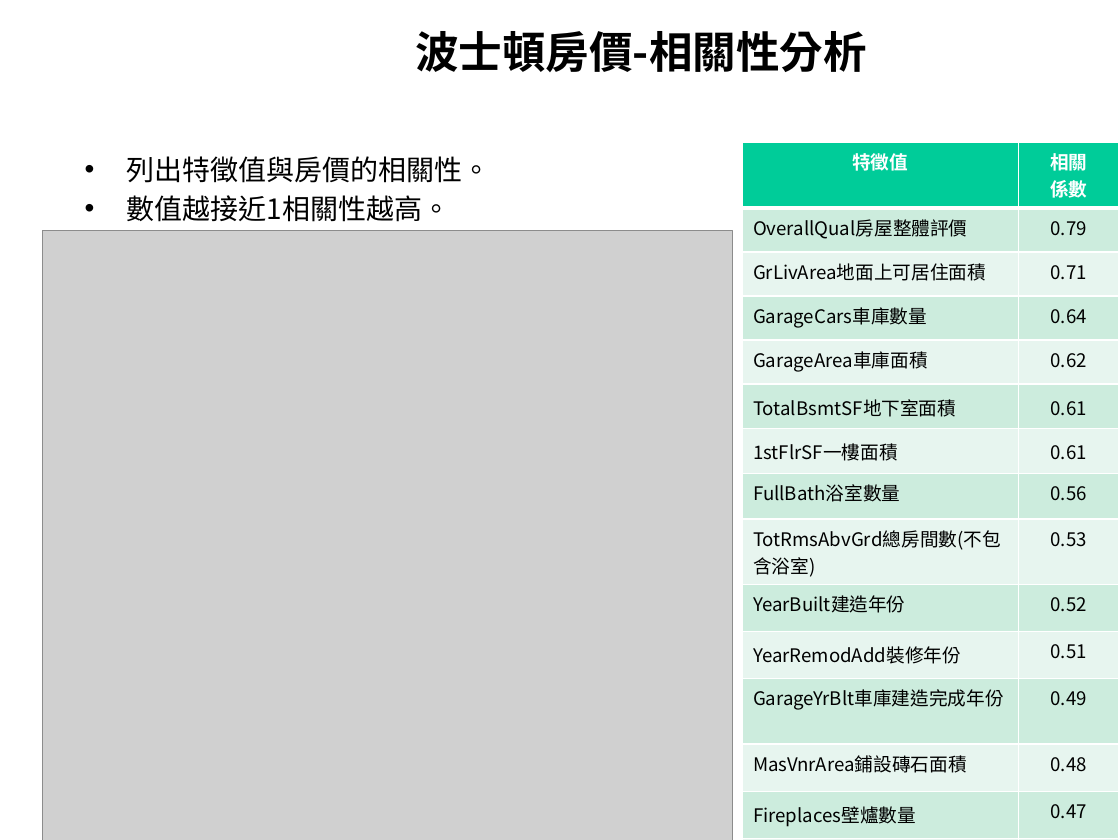
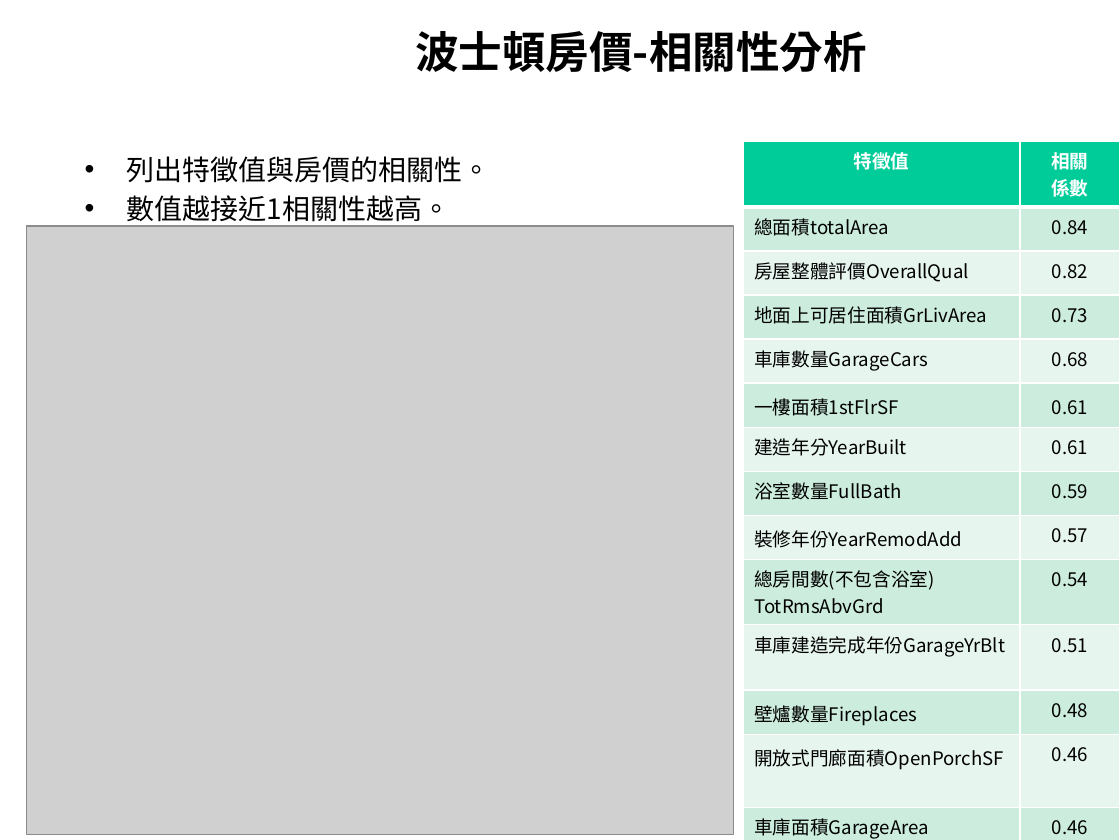
Before and after one commit to hrne/FINAL_REPORT, a slide deck: slide 24 of AI_Report/AI應用-不動產價格預測.pptx. Drawn at 1120x840 pixels with LibreOffice and Linux fonts; fonts in the diff are those of the drawing; grey boxes stand for pictures; background and template pictures are left out. Boxes give left, top, right and bottom in pixels: in the first picture for what was removed or moved away, otherwise in the second. Text is boxed around its words. In the diff, an @@ line names an element or a change of style, - is before the commit and + after.

Commit message:
99

```diff
--- a/AI_Report/AI應用-不動產價格預測.pptx
+++ b/AI_Report/AI應用-不動產價格預測.pptx
@@ table at (x1=743, y1=141, x2=1119, y2=840) @@
-row 2, column 1: OverallQual房屋整體評價
+row 2, column 1: 總面積totalArea
-row 2, column 2: 0.79
+row 2, column 2: 0.84
-row 3, column 1: GrLivArea地面上可居住面積
+row 3, column 1: 房屋整體評價OverallQual
-row 3, column 2: 0.71
+row 3, column 2: 0.82
-row 4, column 1: GarageCars車庫數量
+row 4, column 1: 地面上可居住面積GrLivArea
-row 4, column 2: 0.64
+row 4, column 2: 0.73
-row 5, column 1: GarageArea車庫面積
+row 5, column 1: 車庫數量GarageCars
-row 5, column 2: 0.62
+row 5, column 2: 0.68
-row 6, column 1: TotalBsmtSF地下室面積
+row 6, column 1: 一樓面積1stFlrSF
-row 7, column 1: 1stFlrSF一樓面積
+row 7, column 1: 建造年分YearBuilt
-row 8, column 1: FullBath浴室數量
+row 8, column 1: 浴室數量FullBath
-row 8, column 2: 0.56
+row 8, column 2: 0.59
-row 9, column 1: TotRmsAbvGrd總房間數(不包含浴室)
+row 9, column 1: 裝修年份YearRemodAdd
-row 9, column 2: 0.53
+row 9, column 2: 0.57
-row 10, column 1: YearBuilt建造年份
+row 10, column 1: 總房間數(不包含浴室) TotRmsAbvGrd
-row 10, column 2: 0.52
+row 10, column 2: 0.54
-row 11, column 1: YearRemodAdd裝修年份
+row 11, column 1: 車庫建造完成年份GarageYrBlt
-row 12, column 1: GarageYrBlt車庫建造完成年份
+row 12, column 1: 壁爐數量Fireplaces
-row 12, column 2: 0.49
+row 12, column 2: 0.48
-row 13, column 1: MasVnrArea鋪設磚石面積
+row 13, column 1: 開放式門廊面積OpenPorchSF
-row 13, column 2: 0.48
+row 13, column 2: 0.46
-row 14, column 1: Fireplaces壁爐數量
+row 14, column 1: 車庫面積GarageArea
-row 14, column 2: 0.47
+row 14, column 2: 0.46
-row 15, column 1: BsmtFinSF1地下室裝潢面積
+row 15, column 1: 鋪設磚石面積MasVnrArea
-row 15, column 2: 0.39
+row 15, column 2: 0.42
@@ line spacing 1.15 to 1 @@
@@ less space between paragraphs @@
@@ picture resized from (x1=43, y1=231, x2=732, y2=840) to (x1=26, y1=226, x2=732, y2=834) @@
```
Also in this commit, not shown: 13 other slides changed.
